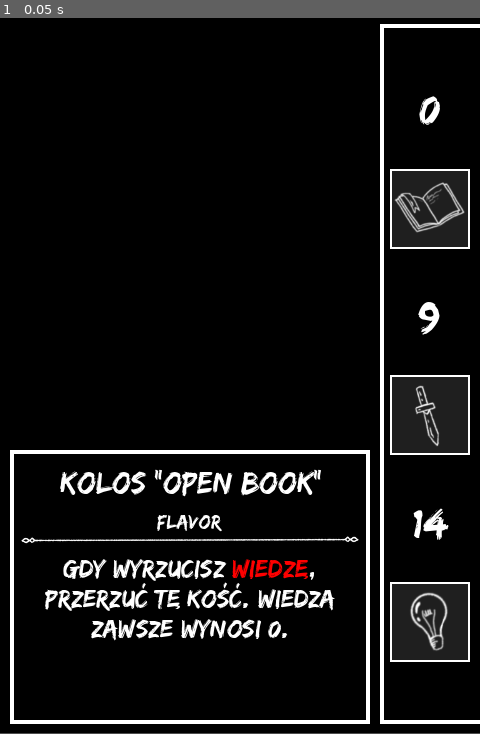
Above: before the commit, frame 1.
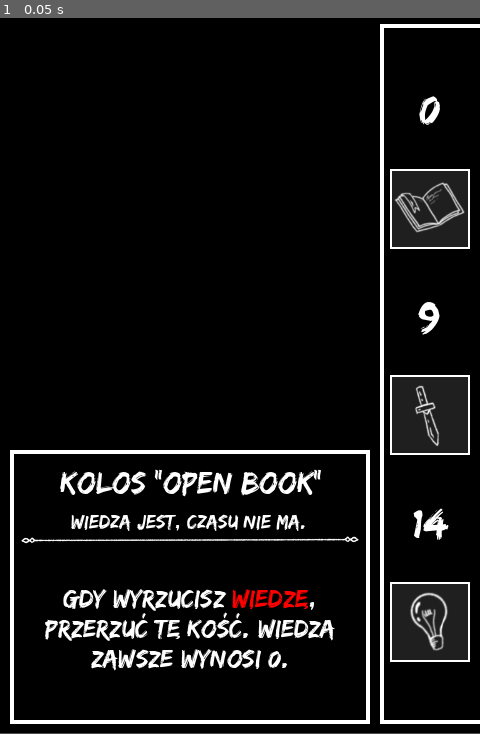
Above: after the commit, the same moment.

Repository: Kris0211/card_gen
Game: Godot game, scene res://cards/assignments/KolosOpenBook.tscn
The game is run twice, just before and just after one commit, with the same random seed, the same clock (stepped at 60 frames per second) and the same inputs. This scene is started directly instead of the project's main scene.
Inputs:
- Up to frame 1 (0.05 s): no input

The runs differ from the first frame. In frame 1, 4.2% of the frame differs, in the area x 9-70%, y 69-92%.
Error in both runs: Invalid assignment of property or key 'texture' with value of type 'CompressedTexture2D' on a base object of type 'null instance'. (res://logic/StatedCard.gd:2…

Commit message:
studenty

Diff:
--- a/cards/assignments/KolosOpenBook.tscn
+++ b/cards/assignments/KolosOpenBook.tscn
@@ -7,7 +7,9 @@
 second_stat_value = "9"
 third_stat_value = "14"
 card_name = "Kolos \"open book\""
+card_flavour = "Wiedza jest, czasu nie ma."
 card_text = "Gdy wyrzucisz [color=#FF0000]Wiedzę[/color], przerzuć tę kość. Wiedza zawsze wynosi 0."
+center_text = true
 
 [node name="Name" parent="." index="4"]
 offset_left = 1.0
@@ -17,8 +19,12 @@
 theme_override_font_sizes/normal_font_size = 31
 text = "[center]Kolos \"open book\"[/center]"
 
+[node name="Flavour" parent="." index="5"]
+text = "[center][i]Wiedza jest, czasu nie ma.[/i][/center]"
+
 [node name="CardText" parent="." index="7"]
-text = "[center]Gdy wyrzucisz [color=#FF0000]Wiedzę[/color], przerzuć tę kość. Wiedza zawsze wynosi 0.[/center]"
+text = "
+[center]Gdy wyrzucisz [color=#FF0000]Wiedzę[/color], przerzuć tę kość. Wiedza zawsze wynosi 0.[/center]"
 
 [node name="Value" parent="Stats/Stat1" index="0"]
 text = "[center]0[/center]"
--- a/cards/assignments/Prezentacja.tscn
+++ b/cards/assignments/Prezentacja.tscn
@@ -4,7 +4,9 @@
 
 [node name="StatedCard" instance=ExtResource("1_l3l5t")]
 card_name = "Prezentacja grupowa"
+card_flavour = "\"Grupowa\" tylko z nazwy"
 card_text = "Na koniec tury każdy student traci [color=#FF0000]3 Psychy[/color]."
+center_text = true
 
 [node name="Name" parent="." index="4"]
 offset_left = 2.0
@@ -14,8 +16,12 @@
 theme_override_font_sizes/normal_font_size = 34
 text = "[center]Prezentacja grupowa[/center]"
 
+[node name="Flavour" parent="." index="5"]
+text = "[center][i]\"Grupowa\" tylko z nazwy[/i][/center]"
+
 [node name="CardText" parent="." index="7"]
-text = "[center]Na koniec tury każdy student traci [color=#FF0000]3 Psychy[/color].[/center]"
+text = "
+[center]Na koniec tury każdy student traci [color=#FF0000]3 Psychy[/color].[/center]"
 
 [node name="Value" parent="Stats/Stat1" index="0"]
 text = "[center]5[/center]"
--- a/cards/assignments/ProjektArtystyczny.tscn
+++ b/cards/assignments/ProjektArtystyczny.tscn
@@ -4,7 +4,9 @@
 
 [node name="StatedCard" instance=ExtResource("1_5s026")]
 card_name = "Projekt artystyczny"
+card_flavour = "Zmora umysłów ścisłych"
 card_text = "Jeśli student nie wyrzucił sprytu, to traci [color=#FF0000]4 Psychy[/color] na koniec tury."
+center_text = true
 
 [node name="Name" parent="." index="4"]
 offset_left = 5.0
@@ -14,9 +16,12 @@
 theme_override_font_sizes/normal_font_size = 34
 text = "[center]Projekt artystyczny[/center]"
 
+[node name="Flavour" parent="." index="5"]
+text = "[center][i]Zmora umysłów ścisłych[/i][/center]"
+
 [node name="CardText" parent="." index="7"]
-theme_override_font_sizes/normal_font_size = 15
-text = "[center]Jeśli student nie wyrzucił sprytu, to traci [color=#FF0000]4 Psychy[/color] na koniec tury.[/center]"
+text = "
+[center]Jeśli student nie wyrzucił sprytu, to traci [color=#FF0000]4 Psychy[/color] na koniec tury.[/center]"
 
 [node name="Value" parent="Stats/Stat1" index="0"]
 text = "[center]3[/center]"
--- /dev/null
+++ b/cards/assignments/Sprawko.tscn
@@ -0,0 +1,28 @@
+[gd_scene load_steps=2 format=3 uid="uid://cp8qu28hdmmrr"]
+
+[ext_resource type="PackedScene" uid="uid://d4mlv7l1yrpco" path="res://logic/StatedCard.tscn" id="1_bscjf"]
+
+[node name="StatedCard" instance=ExtResource("1_bscjf")]
+card_name = "Nudne sprawko"
+card_flavour = "Normalnie zaraz usnę...."
+card_text = "Na koniec tury każdy student traci [color=#FF0000]2 Psychy[/color]."
+
+[node name="Name" parent="." index="4"]
+text = "[center]Nudne sprawko[/center]"
+
+[node name="Flavour" parent="." index="5"]
+text = "[center][i]Normalnie zaraz usnę....[/i][/center]"
+
+[node name="CardText" parent="." index="7"]
+text = "[center]Na koniec tury każdy student traci [color=#FF0000]2 Psychy[/color].[/center]"
+
+[node name="Value" parent="Stats/Stat1" index="0"]
+custom_minimum_size = Vector2(0, 60)
+text = "[center]10[/center]"
+
+[node name="Value" parent="Stats/Stat2" index="0"]
+custom_minimum_size = Vector2(0, 60)
+
+[node name="Value" parent="Stats/Stat3" index="0"]
+custom_minimum_size = Vector2(0, 60)
+text = "[center]5[/center]"
--- a/cards/assignments/Wejsciowka.tscn
+++ b/cards/assignments/Wejsciowka.tscn
@@ -7,14 +7,14 @@
 second_stat_value = "G"
 third_stat_value = "G"
 card_name = "Wejściówka"
-card_flavour = "O matko boska"
+card_flavour = "O matko boska..."
 card_text = "Jeśli nie zostanie rozwiązana w ciągu jednej tury, to znika i każdy student traci [color=#FF0000]4 Psychy[/color]."
 
 [node name="Name" parent="." index="4"]
 text = "[center]Wejściówka[/center]"
 
 [node name="Flavour" parent="." index="5"]
-text = "[center][i]O matko boska[/i][/center]"
+text = "[center][i]O matko boska...[/i][/center]"
 
 [node name="CardText" parent="." index="7"]
 text = "[center]Jeśli nie zostanie rozwiązana w ciągu jednej tury, to znika i każdy student traci [color=#FF0000]4 Psychy[/color].[/center]"
--- a/cards/assignments/WyznaczanieWyznacznika.tscn
+++ b/cards/assignments/WyznaczanieWyznacznika.tscn
@@ -9,6 +9,7 @@
 card_name = "Wyznaczanie wyznacznika"
 card_flavour = "ona jest 10 na 10 i dolnotrójkątna"
 card_text = "Na koniec tury wybrany student traci [color=#FF0000]5 Psychy[/color]."
+center_text = true
 
 [node name="Name" parent="." index="4"]
 offset_left = -2.0
@@ -22,7 +23,8 @@
 text = "[center][i]ona jest 10 na 10 i dolnotrójkątna[/i][/center]"
 
 [node name="CardText" parent="." index="7"]
-text = "[center]Na koniec tury wybrany student traci [color=#FF0000]5 Psychy[/color].[/center]"
+text = "
+[center]Na koniec tury wybrany student traci [color=#FF0000]5 Psychy[/color].[/center]"
 
 [node name="Value" parent="Stats/Stat1" index="0"]
 text = "[center]10[/center]"
--- /dev/null
+++ b/cards/students/Glupol.tscn
@@ -0,0 +1,30 @@
+[gd_scene load_steps=2 format=3 uid="uid://b1aklrbvkw8ol"]
+
+[ext_resource type="PackedScene" uid="uid://br5tyuysp5q4g" path="res://logic/StudentCard.tscn" id="1_pfp8r"]
+
+[node name="StudentCard" instance=ExtResource("1_pfp8r")]
+scale = Vector2(0.998742, 1)
+start_psycha_value = "10"
+student_color = Color(0.0196078, 0.0588235, 0.823529, 1)
+card_name = "Głupol"
+card_flavour = "Jak to punkty na minusie?!"
+card_text = "Może odłożyć kość z pustą ścianką jako parę do wyrzuconego symbolu"
+
+[node name="PanelText" parent="." index="1"]
+self_modulate = Color(0.0196078, 0.0588235, 0.823529, 1)
+
+[node name="PanelPsycha" parent="." index="3"]
+self_modulate = Color(0.0196078, 0.0588235, 0.823529, 1)
+
+[node name="Psycha" parent="PanelPsycha" index="1"]
+text = "[center]10[/center]"
+
+[node name="Name" parent="." index="4"]
+text = "[center]Głupol[/center]"
+
+[node name="Flavour" parent="." index="5"]
+text = "[center][i]Jak to punkty na minusie?![/i][/center]"
+
+[node name="CardText" parent="." index="7"]
+text = "
+[center]Może odłożyć kość z pustą ścianką jako parę do wyrzuconego symbolu[/center]"
--- a/cards/students/Madrala.tscn
+++ b/cards/students/Madrala.tscn
@@ -8,9 +8,6 @@
 card_name = "Mądrala"
 card_flavour = "Wykładowca i tak wie lepiej..."
 card_text = "Niektóre ścianki na kostkach liczą się podwójnie. Wtedy można odłożyć jedną taką kość jako parę."
-
-[node name="PanelPsycha" parent="." index="3"]
-self_modulate = Color(0, 0.6, 0.843137, 1)
 
 [node name="Psycha" parent="PanelPsycha" index="1"]
 text = "[center]10[/center]"
--- /dev/null
+++ b/cards/students/Piwosz.tscn
@@ -0,0 +1,37 @@
+[gd_scene load_steps=3 format=3 uid="uid://b8hb5g43coboc"]
+
+[ext_resource type="PackedScene" uid="uid://br5tyuysp5q4g" path="res://logic/StudentCard.tscn" id="1_fa43v"]
+[ext_resource type="Texture2D" uid="uid://bymtwkfdmnphe" path="res://images/students/alkoholik.png" id="2_rpcrr"]
+
+[node name="StudentCard" instance=ExtResource("1_fa43v")]
+scale = Vector2(0.998742, 1)
+start_psycha_value = "10"
+student_color = Color(0.933333, 0.74902, 0.101961, 1)
+card_icon = ExtResource("2_rpcrr")
+card_name = "Piwosz"
+card_flavour = "Piwo to moje paliwo!"
+card_text = "Zaczyna grę bez kart. Gdy na jednej z kości wyrzuci piwo, może odłożyć ją, by dobrać kartę."
+
+[node name="PanelText" parent="." index="1"]
+self_modulate = Color(0.933333, 0.74902, 0.101961, 1)
+
+[node name="Image" parent="." index="2"]
+offset_left = -44.0554
+offset_right = 414.945
+texture = ExtResource("2_rpcrr")
+
+[node name="PanelPsycha" parent="." index="3"]
+self_modulate = Color(0.933333, 0.74902, 0.101961, 1)
+
+[node name="Psycha" parent="PanelPsycha" index="1"]
+text = "[center]10[/center]"
+
+[node name="Name" parent="." index="4"]
+text = "[center]Piwosz[/center]"
+
+[node name="Flavour" parent="." index="5"]
+text = "[center][i]Piwo to moje paliwo![/i][/center]"
+
+[node name="CardText" parent="." index="7"]
+text = "
+[center]Zaczyna grę bez kart. Gdy na jednej z kości wyrzuci piwo, może odłożyć ją, by dobrać kartę.[/center]"
--- /dev/null
+++ b/cards/students/Repetent.tscn
@@ -0,0 +1,37 @@
+[gd_scene load_steps=3 format=3 uid="uid://cpbw80p30kc6x"]
+
+[ext_resource type="PackedScene" uid="uid://br5tyuysp5q4g" path="res://logic/StudentCard.tscn" id="1_rfs7k"]
+[ext_resource type="Texture2D" uid="uid://b6e6rhqiy2o87" path="res://images/students/repetent.png" id="2_oj8w2"]
+
+[node name="StudentCard" instance=ExtResource("1_rfs7k")]
+scale = Vector2(0.998742, 1)
+start_psycha_value = "10"
+student_color = Color(0.129412, 0.498039, 0.0980392, 1)
+card_icon = ExtResource("2_oj8w2")
+card_name = "Repetent"
+card_flavour = "Co mnie nie zabije, to mnie wzmocni."
+card_text = "Posiada specjalny symbol na kościach. Gdy go wyrzuci, może przerzucić dowolną nieodłożoną kość wybranego studenta."
+
+[node name="PanelText" parent="." index="1"]
+self_modulate = Color(0.129412, 0.498039, 0.0980392, 1)
+
+[node name="Image" parent="." index="2"]
+offset_left = -32.0403
+offset_right = 426.96
+texture = ExtResource("2_oj8w2")
+
+[node name="PanelPsycha" parent="." index="3"]
+self_modulate = Color(0.129412, 0.498039, 0.0980392, 1)
+
+[node name="Psycha" parent="PanelPsycha" index="1"]
+text = "[center]10[/center]"
+
+[node name="Name" parent="." index="4"]
+text = "[center]Repetent[/center]"
+
+[node name="Flavour" parent="." index="5"]
+text = "[center][i]Co mnie nie zabije, to mnie wzmocni.[/i][/center]"
+
+[node name="CardText" parent="." index="7"]
+text = "
+[center]Posiada specjalny symbol na kościach. Gdy go wyrzuci, może przerzucić dowolną nieodłożoną kość wybranego studenta.[/center]"
--- /dev/null
+++ b/cards/students/Smieszek.tscn
@@ -0,0 +1,39 @@
+[gd_scene load_steps=3 format=3 uid="uid://blg37fucygaja"]
+
+[ext_resource type="PackedScene" uid="uid://br5tyuysp5q4g" path="res://logic/StudentCard.tscn" id="1_0c5d0"]
+[ext_resource type="Texture2D" uid="uid://iqdfb4ukgopi" path="res://images/students/smieszek.png" id="2_obbsh"]
+
+[node name="StudentCard" instance=ExtResource("1_0c5d0")]
+scale = Vector2(0.998742, 1)
+start_psycha_value = "10"
+student_color = Color(0.913725, 0.619608, 0.219608, 1)
+card_icon = ExtResource("2_obbsh")
+card_name = "Śmieszek"
+card_flavour = "Przecież śmiech to zdrowie!"
+card_text = "Gdy odnawia psychę innemu studentowi, regeneruje tyle
+samo psychy samemu sobie."
+
+[node name="PanelText" parent="." index="1"]
+self_modulate = Color(0.913725, 0.619608, 0.219608, 1)
+
+[node name="Image" parent="." index="2"]
+offset_left = -48.0605
+offset_right = 410.94
+texture = ExtResource("2_obbsh")
+
+[node name="PanelPsycha" parent="." index="3"]
+self_modulate = Color(0.913725, 0.619608, 0.219608, 1)
+
+[node name="Psycha" parent="PanelPsycha" index="1"]
+text = "[center]10[/center]"
+
+[node name="Name" parent="." index="4"]
+text = "[center]Śmieszek[/center]"
+
+[node name="Flavour" parent="." index="5"]
+text = "[center][i]Przecież śmiech to zdrowie![/i][/center]"
+
+[node name="CardText" parent="." index="7"]
+text = "
+[center]Gdy odnawia psychę innemu studentowi, regeneruje tyle
+samo psychy samemu sobie.[/center]"
--- /dev/null
+++ b/cards/students/Smutas.tscn
@@ -0,0 +1,37 @@
+[gd_scene load_steps=3 format=3 uid="uid://s60s8binnihp"]
+
+[ext_resource type="PackedScene" uid="uid://br5tyuysp5q4g" path="res://logic/StudentCard.tscn" id="1_noofl"]
+[ext_resource type="Texture2D" uid="uid://cn15vev5kk8tv" path="res://images/students/smutas.png" id="2_j4tk0"]
+
+[node name="StudentCard" instance=ExtResource("1_noofl")]
+scale = Vector2(0.998742, 1)
+start_psycha_value = "10"
+student_color = Color(0.698039, 0.364706, 0.819608, 1)
+card_icon = ExtResource("2_j4tk0")
+card_name = "Smutas"
+card_flavour = "No i po co to wszystko?"
+card_text = ""
+
+[node name="PanelText" parent="." index="1"]
+self_modulate = Color(0.698039, 0.364706, 0.819608, 1)
+
+[node name="Image" parent="." index="2"]
+offset_left = -16.0202
+offset_right = 442.98
+texture = ExtResource("2_j4tk0")
+
+[node name="PanelPsycha" parent="." index="3"]
+self_modulate = Color(0.698039, 0.364706, 0.819608, 1)
+
+[node name="Psycha" parent="PanelPsycha" index="1"]
+text = "[center]10[/center]"
+
+[node name="Name" parent="." index="4"]
+text = "[center]Smutas[/center]"
+
+[node name="Flavour" parent="." index="5"]
+text = "[center][i]No i po co to wszystko?[/i][/center]"
+
+[node name="CardText" parent="." index="7"]
+text = "
+[center][/center]"
Binary file changed: images/students/alkoholik.png
Binary file added: images/students/repetent.png
Not shown, added: images/students/repetent.png.import
Binary file changed: images/students/smieszek.png
Binary file added: images/students/smutas.png
Not shown, added: images/students/smutas.png.import
